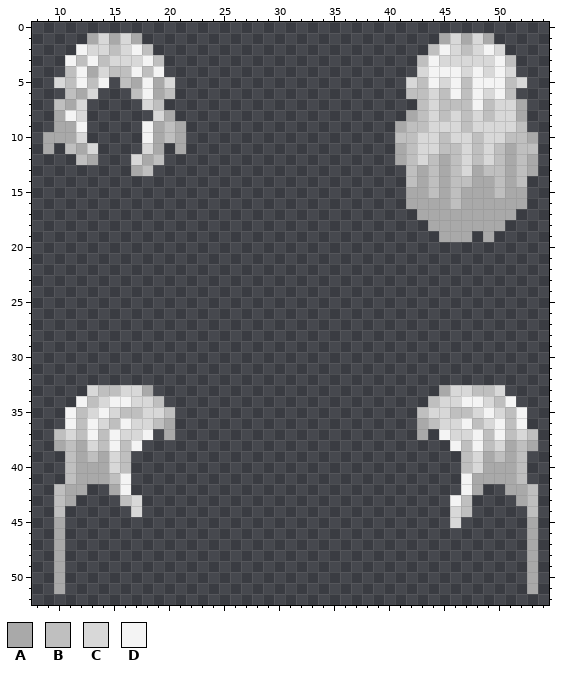
A pixel-art sprite gets an edit: Resources/Textures/Mobs/Customization/human_hair.rsi/modern.png. Above: the version before the commit.
The file is 64x64 pixels. Shown: x 8..54, y 0..52.
Palette (. is transparent): A #a9a9a9  B #bfbfbf  C #d8d8d8  D #f4f4f4
Pixels before (only the part around the change), first column x 8:
 0 ...............................................
 1 .....ACACA...........................ACACA.....
 2 ....DCCBCDB.........................BDCBCDC....
 3 ...DBDBCCCDB.......................BDCCCCCDB...
 4 ...BDACBBDBD.......................CDDDCDCDC...
 5 ..CBDBD.BADAC.....................CBDCDBDDDBC..
 6 ...BAC...BDAB.....................BBCBDBDCDB...
 7 ..BAC.....CB.......................BCBBBDBCCA..
 8 ..ADC......CA.....................ABCBCBCBCCA..
 9 ..AAD.....DABA...................ABBCCCBCCCCB..
10 .AAAC.....DABA...................BBCCBCCBCCBBA.
11 .A.BAC....CA.A...................ABCCBBCBCBABB.
12 ....BA...CAB.....................ABCBABCBCBABA.
13 .........AB.......................BABABCABBABA.
14 ..................................BABABBAABAB..
15 ..................................AABABAAABAA..
16 ..................................AAAABAAAAAA..
17 ...................................AAAAAAAAA...
18 ....................................AAAAAAA....
19 .....................................AAA.A.....
20 ...............................................
21 ...............................................
22 ...............................................
23 ...............................................
24 ...............................................
25 ...............................................
26 ...............................................
27 ...............................................
28 ...............................................
29 ...............................................
30 ...............................................
31 ...............................................
32 ...............................................
33 .....CBBCCA..........................ACCBBC....
34 ....DBCDDCCB........................BCCDDCBD...
35 ...DBCDCBBCCB......................BCCBBCDCBD..
36 ...DBDCBDCCBA......................ABCCDBCDBD..
37 ..BCBDBDCCD.A......................A.DCCDBDBCB.
38 ..ABACBDBD............................DBDBCABA.
39 ...BABACB..............................BCABAB..
40 ...BAAACB..............................BCAAAB..
41 ...BAAABD..............................DAAAAB..
42 ..BAA..AD..............................DA..AAB.
43 ..BA....BC............................DB....AB.
44 ..B......C............................CB.....B.
45 ..A...................................C......A.
46 ..A..........................................A.
47 ..A..........................................A.
48 ..A..........................................A.
49 ..A..........................................A.
50 ..A..........................................A.
51 ..A..........................................A.
52 ...............................................
And afterwards:
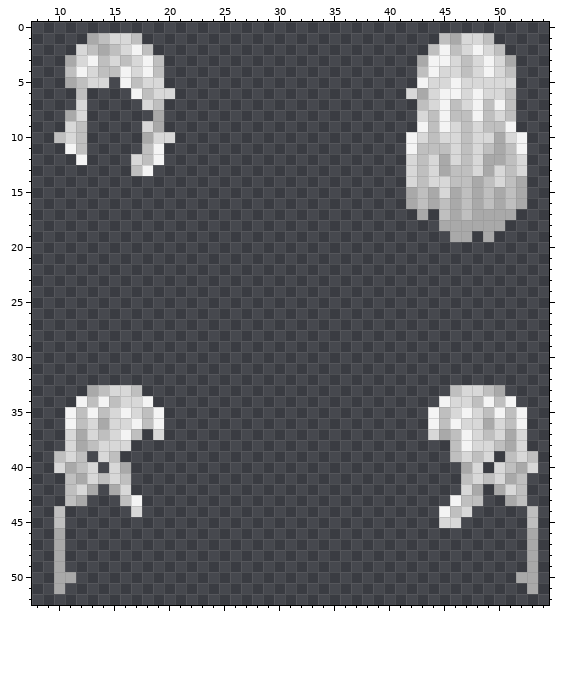
What changed:
Changed rows in their new state; - is an unchanged pixel.
first column x 9:
 1 -----BC-B---------------------------BAC-B----
 2 ---CBA-------------------------------BCDCB---
 3 --AC---B--------------------------A-D-B-DCA--
 4 ----CB-DCDB-----------------------B-CCBCDCB--
 5 -.ABCC-DBCC.---------------------.DC--CCCCC.-
 6 --.B.---DBCC---------------------CA-D-C--C---
 7 -..---------------------------------D-C--DB.-
 8 -.A-------A.---------------------.CBDB-D--B.-
 9 -.CB-----C-..-------------------..DBD---BBD.-
10 .BCB-----ACC.-------------------.D-BC-BC-ACD.
11 .-DB.----BD-.-------------------.DBB-CBCBABD.
12 ---D.----BD---------------------.CBC-CBCAABC.
13 --------BD-----------------------CBC--BCACBC.
14 ---------------------------------CBCC---BCBA-
15 ----------------------------------BACAB-BAB--
16 ----------------------------------B-BAB-B-B--
17 -----------------------------------.B-B------
18 -----------------------------------.---------
19 ------------------------------------.--------
first column x 10:
33 ---A-C-B.--------------------------.B-C-A---
34 ----DBC-D.------------------------.D-CBD----
35 ---DB-DCBD.----------------------.DBCD-BD---
36 ---CACCDBD.----------------------.DBDCCAC---
37 .-AC-CDB.C.----------------------.CABDC-CA-.
38 .C-BCCC.----------------------------BDCCB-C.
39 BCB.CB.-----------------------------BCBC.BCB
40 CABC.-A------------------------------A-.CBAC
41 ---CBCB------------------------------BCBC---
42 .BCA--C------------------------------C--ACB.
43 .BA----D------------------------------B--AB.
44 -----------------------------------DBC------
45 B----------------------------------C-------B
first column x 11:
50 A----------------------------------------A
Pixel boxes of the changes (left, top, right, bottom) in both pictures:
changed: (43, 33, 186, 176)
changed: (395, 33, 538, 242)
changed: (54, 385, 175, 583)
changed: (417, 385, 538, 583)
